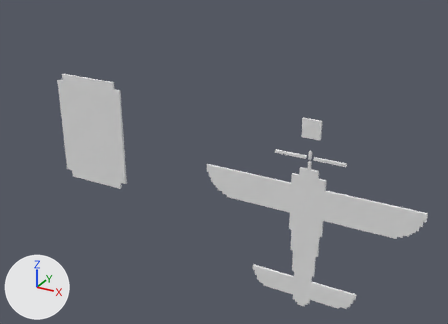
The OBJ model Resource/kanbanShot2/kanbanShot2.obj as it was, and as the next commit left it.
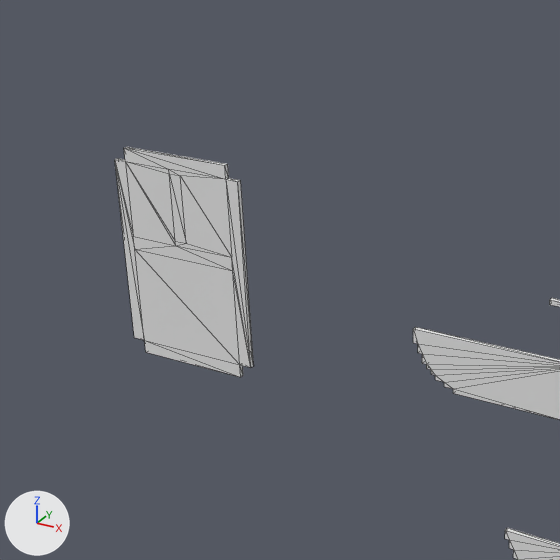
There are two pictures of each version: one whole from a 50 mm lens placed at (12.07, -19.36, 15.71), pointed at (1.19, 0.44, 5.81), one close up on the part from 0% to 63% of the width and 0% to 87% of the height. Lighting does not change. The marker at lower left points along +X, +Y and +Z. The close-ups show mesh edges as thin lines. Where no turn or scale is listed for an object, it has been applied to the vertices. Vertices at the same position are counted once.

Objects in the first close-up: 'Untitled'.
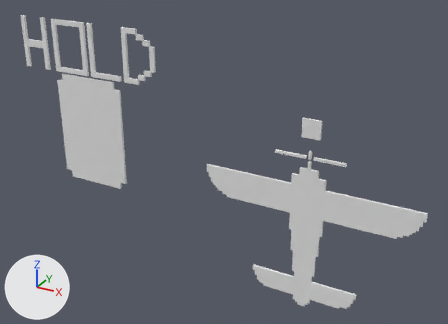
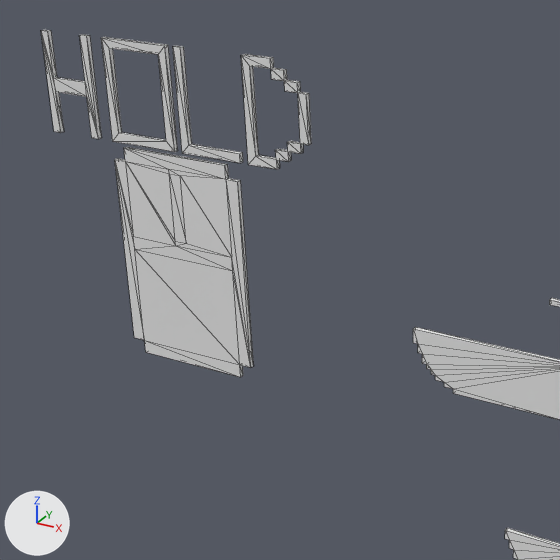
Boxes [x1, y1, x2, y2] around the edits, measured in the close-ups (560 x 560 px):
'Untitled', reshaped: before [115, 147, 560, 560]; after [41, 30, 560, 560]
part 1 of me_untitled, added: after [241, 54, 311, 169]
part 2 of me_untitled, added: after [41, 30, 102, 139]
part 3 of me_untitled, added: after [101, 37, 178, 152]
part 4 of me_untitled, added: after [173, 46, 243, 163]

Edits to the bpy script that builds the scene:
```text
Change me_untitled:
    used by ob_untitled; location = (0.0, 0.0, 0.0)
    remove me_untitled.from_pydata(...)  # 260 vertices, 496 faces; spans x -6.7..9.2, y -0.1..0.0, z 0.6..8.5
    add me_untitled.from_pydata(...)  # 356 vertices, 680 faces; spans x -8.4..9.2, y -0.1..0.0, z 0.6..10.8
    me_untitled part 1: a new loose piece of 44 vertices spanning x -3.1..-1.6, y -0.1..0.0, z 8.6..10.8, in mat_palette (white #e7e7e7)
    me_untitled part 2: a new loose piece of 24 vertices spanning x -8.4..-7.1, y -0.1..0.0, z 8.6..10.8, in mat_palette (white #e7e7e7)
    me_untitled part 3: a new loose piece of 16 vertices spanning x -6.7..-5.0, y -0.1..0.0, z 8.6..10.8, in mat_palette (white #e7e7e7)
    me_untitled part 4
    12 vertices are added at x -4.8..-3.3, y -0.1..0.0, z 8.6..10.8
    20 new faces join them
```
